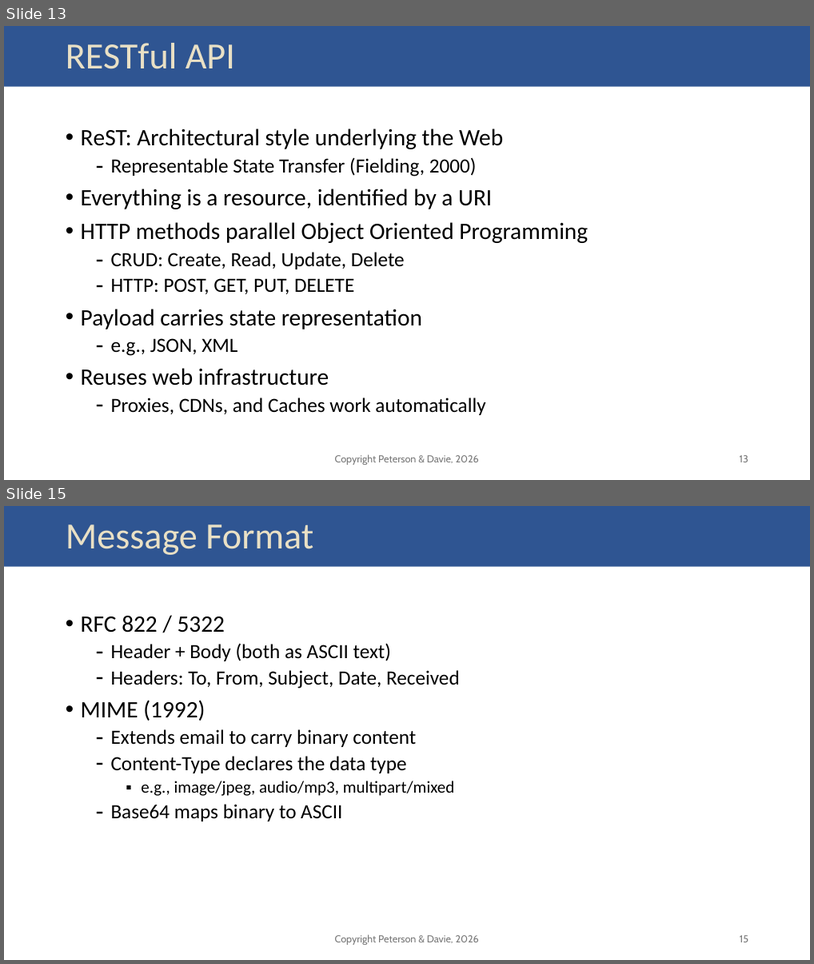
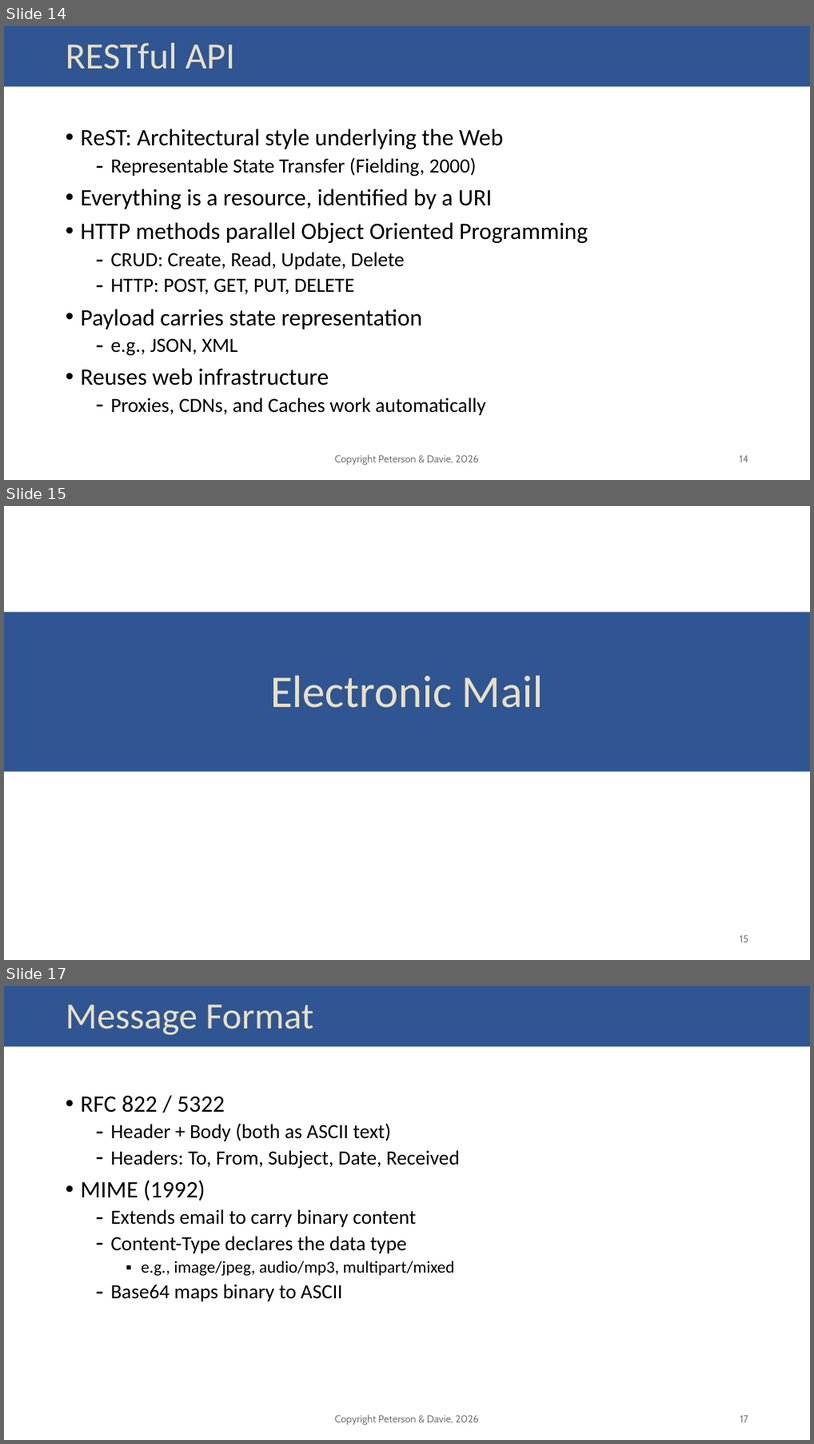
Before and after one commit to SystemsApproach/7E, a slide deck: resources/slides/02_applications.pptx. Shown one above the other, each under a label of ours: slides 13 and 15 before the commit, slides 14, 15 and 17 after it; the slides between them are not shown. The pictures are 814x964 and 814x1444 pixels, drawn with LibreOffice and Linux fonts; fonts in the diff are those of the drawing. Boxes give left, top, right and bottom in pixels: in the first picture for what was removed or moved away, otherwise in the second. Text is boxed around its words. In the diff, an @@ line names an element or a change of style, - is before the commit and + after.

```diff
--- a/resources/slides/02_applications.pptx
+++ b/resources/slides/02_applications.pptx
@@ slide 15 added at bbox=[4, 506, 810, 960], background #FFFFFF; not listed: 1 template element that a slide beside it also shows @@
@@ rectangle added at bbox=[4, 506, 810, 599], fill #FFFFFF @@
@@ rectangle added at bbox=[4, 612, 810, 772], fill #2F5592 @@
@@ title added at bbox=[270, 675, 544, 708], 54 pt, text #E9E0C5 @@
+Electronic Mail
@@ page number added at bbox=[740, 935, 749, 942], 12 pt, text #797979 @@
+15
@@ what was slide 13 is now slide 14 @@
@@ page number at bbox=[740, 455, 749, 462]: text changed @@
-13
+14
@@ what was slide 15 is now slide 17 @@
@@ page number at bbox=[740, 1415, 749, 1422]: text changed @@
-15
+17
```
Also in this commit, not shown: 4 slides changed, 2 other slides added, 5 other files.
